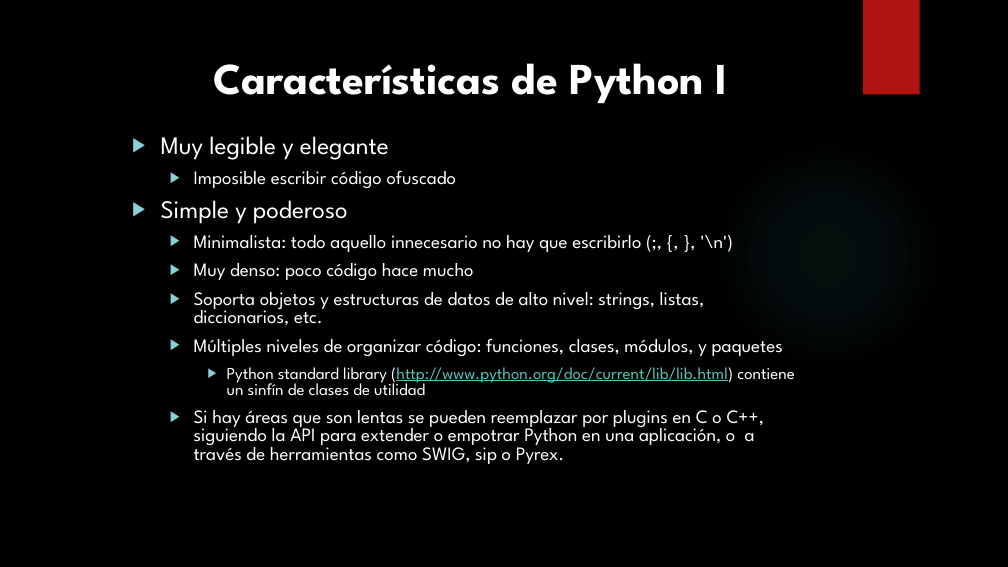
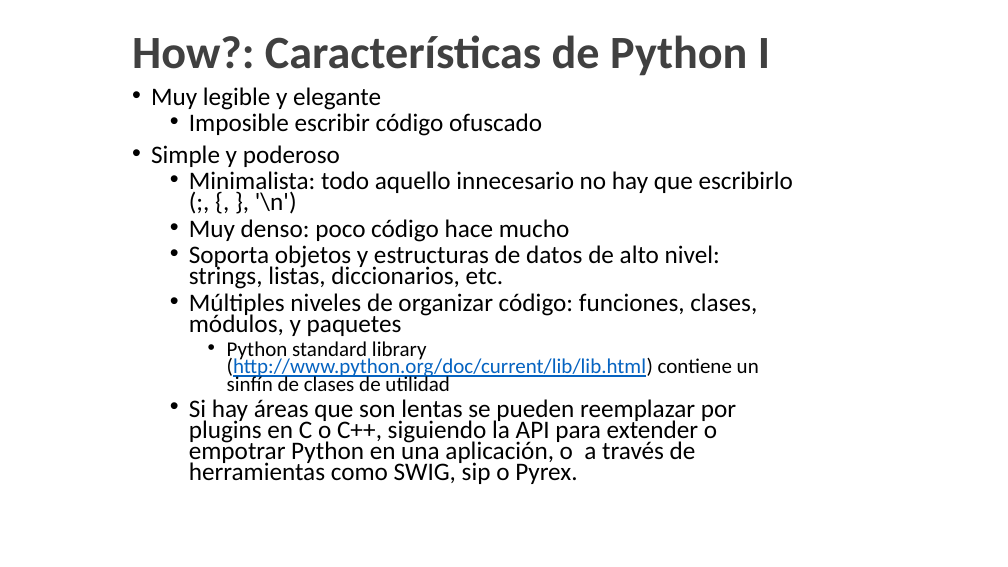
Before and after one commit to fabioandpinto/cursopython-2021, a slide deck: slide 6 of CursoPython.pptx (slide 5 before the commit). Drawn at 1008x567 pixels with LibreOffice and Linux fonts; fonts in the diff are those of the drawing; background and template pictures are left out. Boxes give left, top, right and bottom in pixels: in the first picture for what was removed or moved away, otherwise in the second. Text is boxed around its words. In the diff, an @@ line names an element or a change of style, - is before the commit and + after.

```diff
--- a/CursoPython.pptx
+++ b/CursoPython.pptx
@@ background picture (left out) to #FFFFFF @@
@@ title "How?: Características de Python I" at box(132, 35, 770, 76): vertical alignment top to middle @@
@@ rectangle removed at box(863, 0, 920, 95) @@
@@ title at box(132, 35, 770, 76): text changed; size 42 to 44 pt; font League Spartan to Calibri; text colour #FFFFFF to #404040 @@
-Características de Python I
+How?: Características de Python I
@@ text "Muy legible y elegante": place and size @@
-text "Muy legible y elegante" at box(161, 136, 794, 464)
+text "Muy legible y elegante" at box(151, 87, 793, 484)
@@ text "Muy legible y elegante" at box(151, 87, 793, 484): font League Spartan to Calibri, text colour #FFFFFF to #000000; size 18 to 24 pt in "Imposible escribir código ofuscado", "Minimalista: todo aquello innecesario no hay que ...", "Muy denso: poco código hace mucho", "Soporta objetos y estructuras de datos de ..." and 2 more places; size 16 to 20 pt in "Python standard library (http://www.python.org/doc/current/l ..."; text colour #58C1BA to #0563C1 in "(http://www.python.org/doc/current/lib/lib.html)"; bullet ▶ to •; line spacing 0.8 to 0.7; less space between paragraphs @@
@@ ellipse removed at box(712, 138, 944, 371) @@
```
Also in this commit, not shown: 60 other slides changed, 3 slides added, 2 slides removed, 46 other files.
